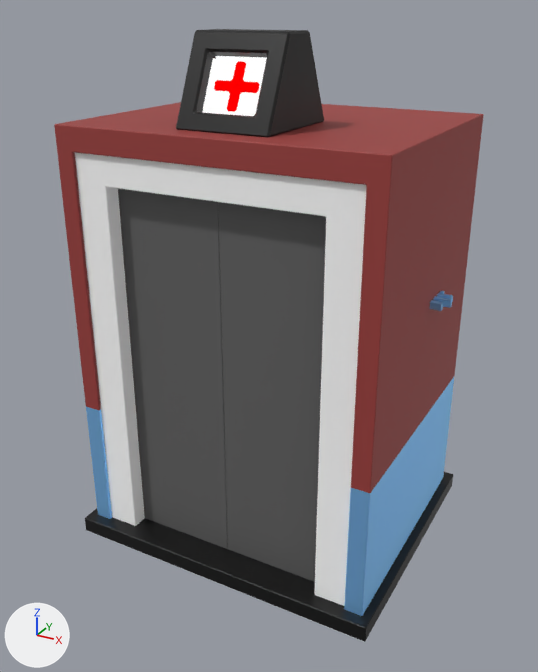
The glTF model assets/models/MedBot.glb: old version first, new version second.
Before and after are seen from a camera (50 mm lens) standing at (22.5, -42.3, 34.3) and looking at (-0.1, -1.3, 13.8). Lighting does not change. The marker at lower left points along +X, +Y and +Z. The older version comes first. Where no turn or scale is listed for an object, it has been applied to the vertices.

Objects in the first picture: 'MedBooth' and 1 more.
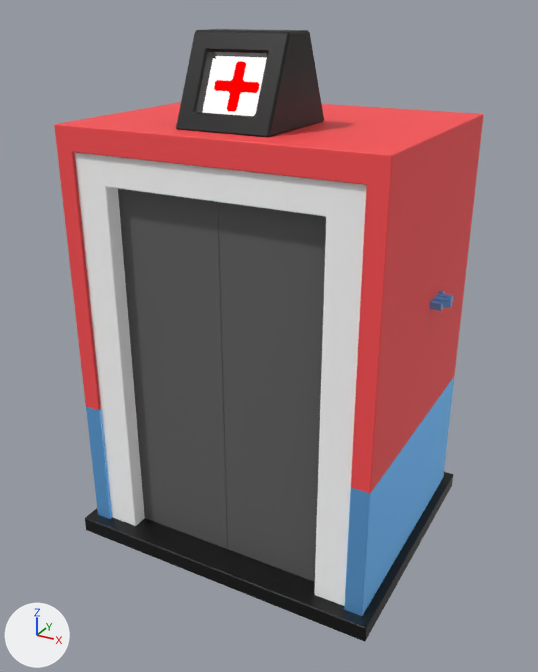
Location of each change, [x1, y1, x2, y2] in pixels of the pictures (538 x 672 px):
```json
{"object": "MedBooth", "change": "recoloured", "before": [54, 90, 483, 615], "after": [54, 90, 483, 615]}
```

Edits to the scene script, one JSON object a line:
```json
{"op": "set", "path": "mat_robotskin2.base_color", "old": "(0.331, 0.0466, 0.0425)", "new": "(1.0, 0.0751, 0.0813)", "note": "red #9c3d3a -> red #ff4d51"}
```
